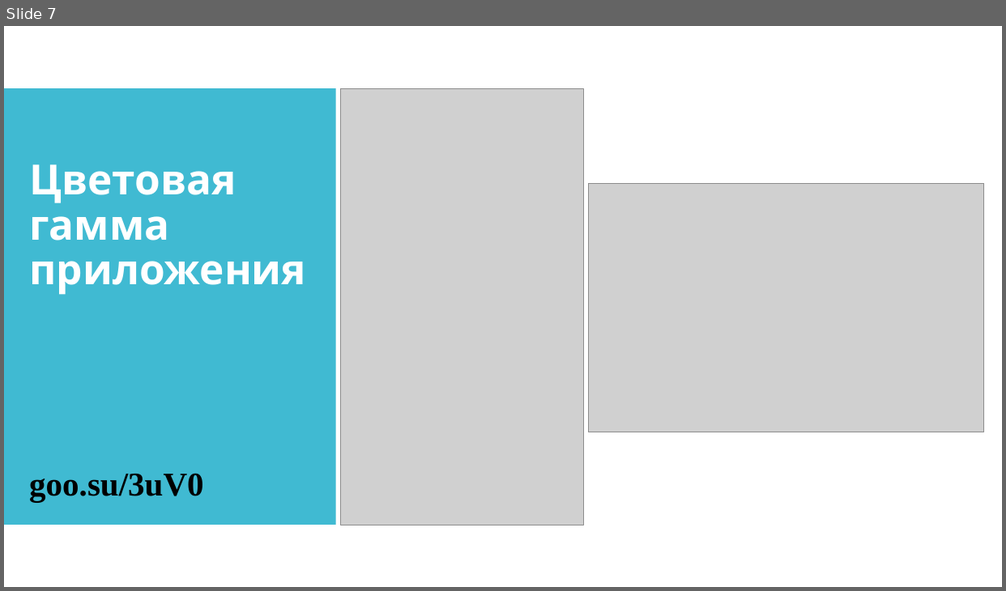
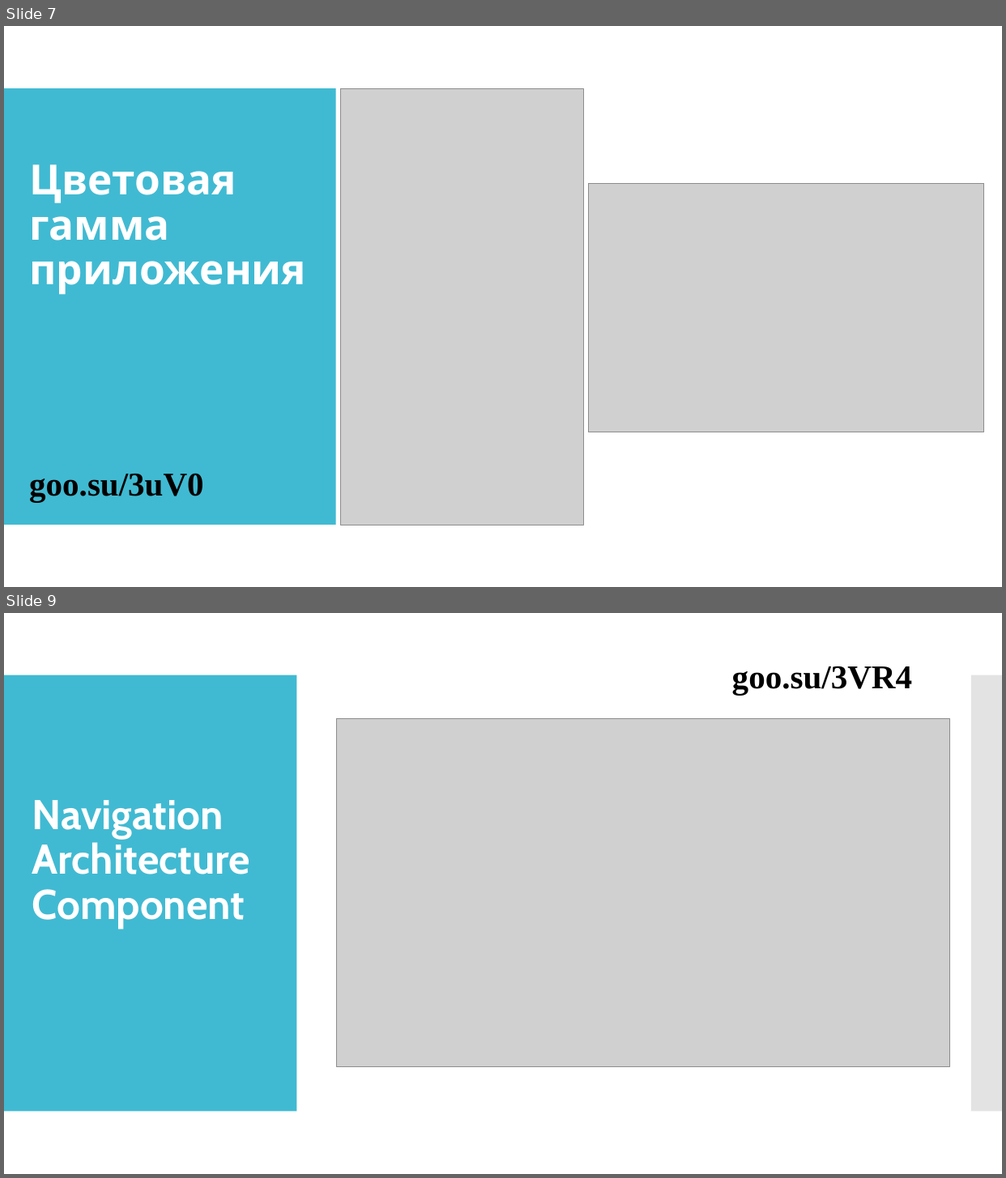
Before and after one commit to IriEfremova/LessonsCube, a slide deck: Android/Lesson17/Дизайн приложения.pptx. Shown one above the other, each under a label of ours: slide 7 before the commit, slides 7 and 9 after it; the slides between them are not shown. The pictures are 1006x591 and 1006x1178 pixels, drawn with LibreOffice and Linux fonts; fonts in the diff are those of the drawing; grey boxes stand for pictures. Boxes give left, top, right and bottom in pixels: in the first picture for what was removed or moved away, otherwise in the second. Text is boxed around its words. In the diff, an @@ line names an element or a change of style, - is before the commit and + after.

```diff
--- a/Android/Lesson17/Дизайн приложения.pptx
+++ b/Android/Lesson17/Дизайн приложения.pptx
@@ slide 9 added at (4, 613, 1002, 1174), background #FFFFFF; not listed: 2 template elements that a slide beside it also shows @@
@@ rectangle added at (4, 613, 1002, 1174), fill #FFFFFF @@
@@ rectangle added at (4, 675, 296, 1112), fill #40BAD2 @@
@@ text added at (732, 666, 912, 695), 32 pt, text #000000, bold @@
+goo.su/3VR4
@@ rectangle added at (971, 675, 1002, 1112), fill #C8C8C8 at 50% opacity @@
@@ picture added at (336, 718, 949, 1067) @@
@@ text added at (32, 800, 250, 928), 40 pt, text #FFFFFF, bold @@
+Navigation Architecture Component
```
Also in this commit, not shown: 1 slide changed, 4 other slides added, 1 other file.
